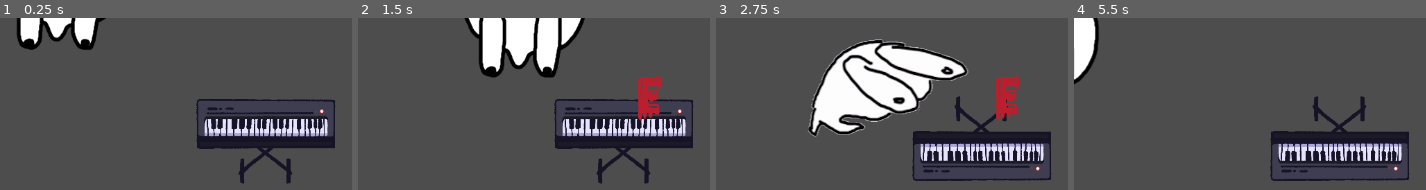
Above: before the commit, frames 1-4 (left to right).
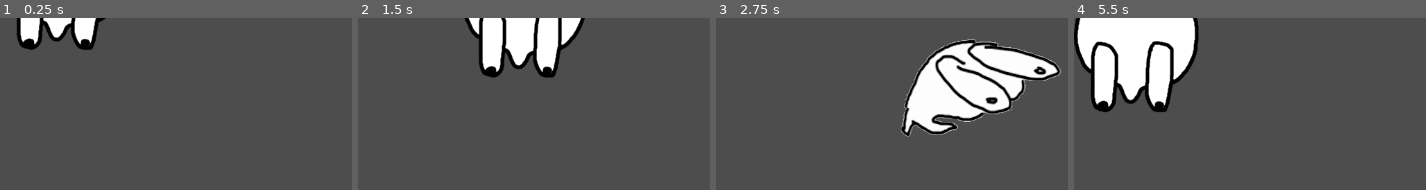
Above: after the commit, the same moments.

Repository: Hannnst/SPOOKY_MONTH_2025
Game: Godot game, scene res://main.tscn
Two runs of this game, one before a commit and one after it. Both use one fixed random seed, a clock stepped at 60 frames per second and the inputs below.
Inputs:
- Up to frame 1 (0.25 s): no input
- Up to frame 2 (1.5 s): tap Enter (ui_accept) at 0.5, 0.77 s; hold Right (ui_right) 0.53-1.28 s; tap I at 0.6, 1.35 s; hold Down (ui_down) from 1.28 s (still down)
- Up to frame 3 (2.75 s): tap Enter (ui_accept) at 1.52 s; release Down (ui_down) at 2.03 s; hold Right (ui_right) from 2.03 s (still down); tap I at 2.1 s
- Up to frame 4 (5.5 s): release Right (ui_right) at 2.78 s; hold Up (ui_up) 2.78-3.53 s; tap I every 0.75 s from 2.85 to 5.1 s; tap Enter (ui_accept) at 3.02, 3.77, 4.52 s; hold Left (ui_left) 3.53-5.03 s; hold Down (ui_down) from 5.03 s (still down)

The runs differ from the first frame. In frame 1, 8.7% of the frame differs, in the area x 55-96%, y 47-97%; in frame 2, 9.7%; in frame 3, 34%, in the area x 26-99%, y 12-95%; in frame 4, 23%.

Commit message:
tweak: final interaction cleanup

Diff:
--- a/interaction/interaction_area.gd
+++ b/interaction/interaction_area.gd
@@ -1,14 +1,8 @@
 extends Area2D
 
-@export var area_size : Vector2 = Vector2(150,85)
-@onready var collision_shape = $CollisionShape2D
 #Denne kan overskrives av objectet vi putter InteractionArea inn i - men er i utgangspunktet tom.
 var interact: Callable = func():
 	pass
-
-func _ready():
-	pass
-	#collision_shape.disabled = true
 
 func _on_area_entered(area: Area2D) -> void:
 	if area.name == "InteractionSensor":
--- a/interaction/interaction_area.tscn
+++ b/interaction/interaction_area.tscn
@@ -1,15 +1,9 @@
-[gd_scene load_steps=3 format=3 uid="uid://bkqrkbhd5x7s0"]
+[gd_scene load_steps=2 format=3 uid="uid://bkqrkbhd5x7s0"]
 
 [ext_resource type="Script" uid="uid://o7vvw8imkk6g" path="res://interaction/interaction_area.gd" id="1_wp0io"]
-
-[sub_resource type="RectangleShape2D" id="RectangleShape2D_wp0io"]
-size = Vector2(149, 86)
 
 [node name="InteractionArea" type="Area2D"]
 script = ExtResource("1_wp0io")
 
-[node name="CollisionShape2D" type="CollisionShape2D" parent="."]
-shape = SubResource("RectangleShape2D_wp0io")
-
 [connection signal="area_entered" from="." to="." method="_on_area_entered"]
 [connection signal="area_exited" from="." to="." method="_on_area_exited"]
--- a/main.tscn
+++ b/main.tscn
@@ -1,12 +1,8 @@
-[gd_scene load_steps=3 format=3 uid="uid://dl3cm8tp0gdqh"]
+[gd_scene load_steps=2 format=3 uid="uid://dl3cm8tp0gdqh"]
 
 [ext_resource type="PackedScene" uid="uid://dex32wmhj6jqg" path="res://player/player_scene.tscn" id="1_ig7tw"]
-[ext_resource type="PackedScene" uid="uid://2a8ev33xw553" path="res://world/objects/testobject.tscn" id="2_0xm2m"]
 
 [node name="Main" type="Node2D"]
 
 [node name="Player" parent="." instance=ExtResource("1_ig7tw")]
 position = Vector2(89, 29)
-
-[node name="Testobject" parent="." instance=ExtResource("2_0xm2m")]
-position = Vector2(383, 233)
--- a/world/objects/testobject.tscn
+++ b/world/objects/testobject.tscn
@@ -6,6 +6,9 @@
 
 [sub_resource type="RectangleShape2D" id="RectangleShape2D_jysx3"]
 size = Vector2(532.194, 252.866)
+
+[sub_resource type="RectangleShape2D" id="RectangleShape2D_g41e0"]
+size = Vector2(164, 70)
 
 [node name="Testobject" type="StaticBody2D"]
 script = ExtResource("1_jysx3")
@@ -21,4 +24,10 @@
 shape = SubResource("RectangleShape2D_jysx3")
 
 [node name="InteractionArea" parent="." instance=ExtResource("2_jaxk6")]
-position = Vector2(2, -37)
+position = Vector2(0, -30)
+
+[node name="CollisionShape2D" type="CollisionShape2D" parent="InteractionArea"]
+position = Vector2(4, -4)
+shape = SubResource("RectangleShape2D_g41e0")
+
+[editable path="InteractionArea"]
--- a/world/test_scenes/test_room_A.tscn
+++ b/world/test_scenes/test_room_A.tscn
@@ -1,8 +1,9 @@
-[gd_scene load_steps=4 format=3 uid="uid://cth2sfbseupxd"]
+[gd_scene load_steps=5 format=3 uid="uid://cth2sfbseupxd"]
 
 [ext_resource type="Script" uid="uid://bmm8kw270juk5" path="res://world/test_scenes/test_room_a.gd" id="1_nocjj"]
 [ext_resource type="Texture2D" uid="uid://bv7mil5yaukbd" path="res://assets/placeholder/Q3vn0Qz.png" id="1_qya5r"]
 [ext_resource type="PackedScene" uid="uid://dex32wmhj6jqg" path="res://player/player_scene.tscn" id="2_nocjj"]
+[ext_resource type="PackedScene" uid="uid://2a8ev33xw553" path="res://world/objects/testobject.tscn" id="4_y7j4n"]
 
 [node name="TestRoomA" type="Node2D"]
 script = ExtResource("1_nocjj")
@@ -14,3 +15,6 @@
 
 [node name="Player" parent="." instance=ExtResource("2_nocjj")]
 position = Vector2(549, 285)
+
+[node name="Testobject" parent="." instance=ExtResource("4_y7j4n")]
+position = Vector2(842, 499)
Not shown: 1 places in world/objects/testobject.tscn that only renumber resources
